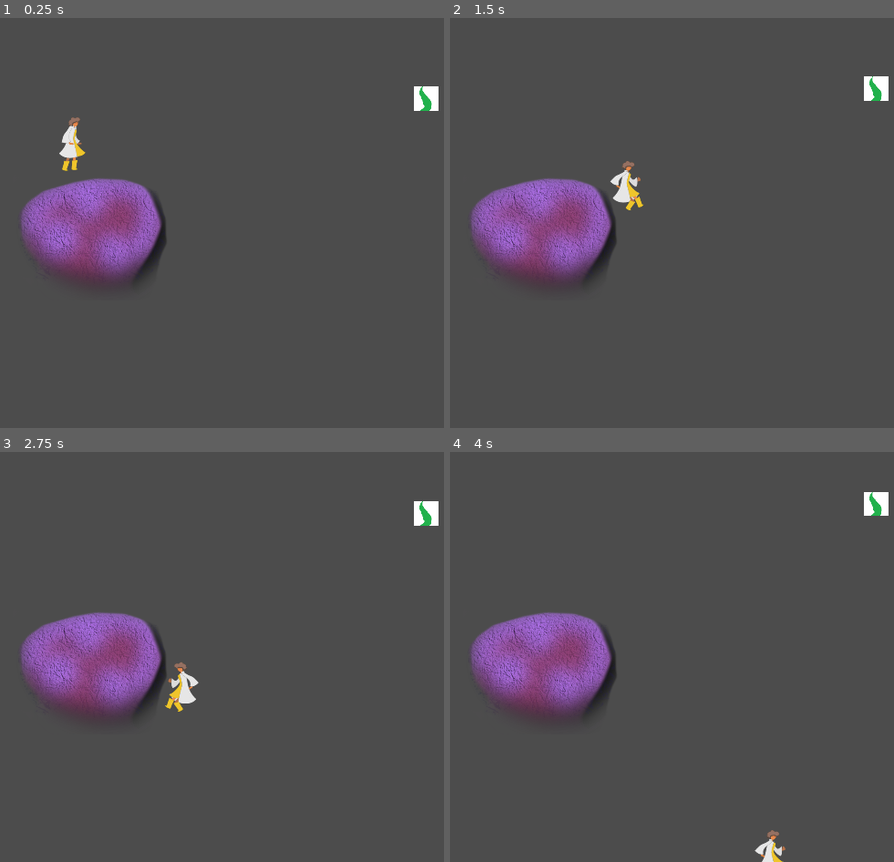
Above: before the commit, frames 1-4 (two rows, left to right).
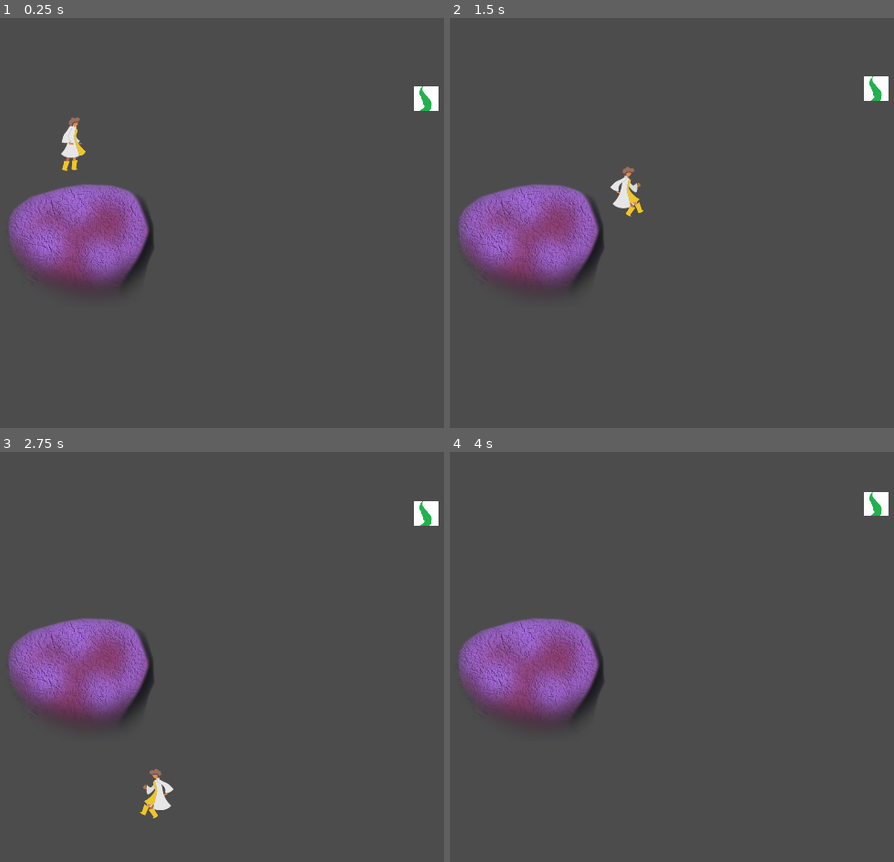
Above: after the commit, the same moments.

Repository: jasonmccollum/gmtk-jam-2020
Game: Godot game, scene res://Node2D.tscn
Two runs of this game, one before a commit and one after it. Both use one fixed random seed, a clock stepped at 60 frames per second and the inputs below.
Inputs:
- Up to frame 1 (0.25 s): no input
- Up to frame 2 (1.5 s): tap Enter (ui_accept) at 0.5, 0.77 s; hold Right (right) from 0.53 s (still down)
- Up to frame 3 (2.75 s): tap Enter (ui_accept) at 1.52 s; release Right (right) at 2.03 s; hold Left (left) from 2.03 s (still down)
- Up to frame 4 (4 s): release Left (left) at 2.78 s; hold Right (right) from 2.78 s (still down); tap Enter (ui_accept) at 3.02, 3.77 s

The runs differ from the first frame. In frame 1, 4.3% of the frame differs, in the area x 1-38%, y 26-65%; in frame 2, 4.7%; in frame 3, 5.1%, in the area x 1-45%, y 39-90%; in frame 4, 4.5%.

Commit message:
Insanity management and effects

Diff:
--- a/KinematicBody2D.gd
+++ b/KinematicBody2D.gd
@@ -24,7 +24,7 @@
 
 # Called when the node enters the scene tree for the first time.
 func _ready():
-	position =Vector2(get_viewport().size.x/2, get_viewport().size.y/2)
+	position = Vector2(get_viewport().size.x/2, get_viewport().size.y/2)
 	SetTimer()
 	pass
 
--- a/Node2D.tscn
+++ b/Node2D.tscn
@@ -16,32 +16,32 @@
 [ext_resource path="res://platforms/platform01.png" type="Texture" id=14]
 [ext_resource path="res://character_art/Nasrin_JumpFrame1.png" type="Texture" id=15]
 
-[sub_resource type="RectangleShape2D" id=9]
+[sub_resource type="RectangleShape2D" id=1]
 extents = Vector2( 207.821, 93.9419 )
+
+[sub_resource type="AtlasTexture" id=2]
+flags = 4
+atlas = ExtResource( 10 )
+region = Rect2( 0, 0, 141, 148 )
 
 [sub_resource type="AtlasTexture" id=3]
 flags = 4
 atlas = ExtResource( 10 )
-region = Rect2( 0, 0, 141, 148 )
+region = Rect2( 141, 0, 141, 148 )
 
 [sub_resource type="AtlasTexture" id=4]
 flags = 4
 atlas = ExtResource( 10 )
-region = Rect2( 141, 0, 141, 148 )
+region = Rect2( 282, 0, 141, 148 )
 
 [sub_resource type="AtlasTexture" id=5]
 flags = 4
 atlas = ExtResource( 10 )
-region = Rect2( 282, 0, 141, 148 )
-
-[sub_resource type="AtlasTexture" id=6]
-flags = 4
-atlas = ExtResource( 10 )
 region = Rect2( 0, 148, 141, 148 )
 
-[sub_resource type="SpriteFrames" id=7]
+[sub_resource type="SpriteFrames" id=6]
 animations = [ {
-"frames": [ SubResource( 3 ), SubResource( 4 ), SubResource( 5 ), SubResource( 6 ) ],
+"frames": [ SubResource( 2 ), SubResource( 3 ), SubResource( 4 ), SubResource( 5 ) ],
 "loop": true,
 "name": "default",
 "speed": 5.0
@@ -57,23 +57,23 @@
 "speed": 5.0
 } ]
 
-[sub_resource type="RectangleShape2D" id=1]
+[sub_resource type="RectangleShape2D" id=7]
 extents = Vector2( 38.7738, 79.7444 )
 
-[sub_resource type="RectangleShape2D" id=2]
+[sub_resource type="RectangleShape2D" id=8]
 extents = Vector2( 32.4024, 32.9845 )
 
 [node name="Node2D" type="Node2D"]
 
 [node name="PlatformTest" type="StaticBody2D" parent="."]
-position = Vector2( 454.928, 574.841 )
+position = Vector2( 422.17, 589.96 )
 __meta__ = {
 "_edit_group_": true
 }
 
 [node name="CollisionShape2D" type="CollisionShape2D" parent="PlatformTest"]
 position = Vector2( -2.49323, 41.5483 )
-shape = SubResource( 9 )
+shape = SubResource( 1 )
 
 [node name="Sprite" type="Sprite" parent="PlatformTest"]
 position = Vector2( -2.49323, -2.08203 )
@@ -88,12 +88,13 @@
 
 [node name="AnimatedSprite" type="AnimatedSprite" parent="Player"]
 position = Vector2( -4.49799, 16.2753 )
-frames = SubResource( 7 )
+frames = SubResource( 6 )
+frame = 1
 playing = true
 
 [node name="CollisionShape2D" type="CollisionShape2D" parent="Player"]
 position = Vector2( -1.72083, 9.65733 )
-shape = SubResource( 1 )
+shape = SubResource( 7 )
 
 [node name="Tentacle1" type="KinematicBody2D" parent="."]
 position = Vector2( 1337.65, 216.013 )
--- /dev/null
+++ b/audio/music_manager.gd
@@ -0,0 +1,31 @@
+extends Node2D
+
+export var max_insanity = 100
+export var insanity_0_level = 0.0
+export var insanity_1_level = 25.0
+export var insanity_2_level = 50.0
+export var insanity_3_level = 75.0
+
+var current_insanity = 0
+
+func update_insanity(amount):
+	current_insanity = amount
+	current_insanity = clamp(current_insanity, 0, max_insanity)
+	transition_audio()
+
+func transition_audio():
+	var volume_0 = clamp(lerp(1, 0, current_insanity / insanity_1_level), 0, 1)
+	var volume_1 = clamp(lerp3(0, 1, 0, current_insanity / insanity_2_level), 0, 1)
+	var volume_2 = clamp(lerp3(0, 1, 0, (current_insanity - insanity_1_level) / insanity_2_level), 0, 1)
+	var volume_3 = clamp(lerp3(0, 1, 1, (current_insanity - insanity_2_level) / insanity_2_level), 0, 1)
+
+	$insanity0.volume_db = linear2db(volume_0)
+	$insanity1.volume_db = linear2db(volume_1)
+	$insanity2.volume_db = linear2db(volume_2)
+	$insanity3.volume_db = linear2db(volume_3)
+
+func lerp3(a, b, c, f):
+	if f <= 0.5:
+		return lerp(a, b, f * 2)
+
+	return lerp(b, c, (f * 2) - 1)
--- /dev/null
+++ b/audio/music_manager.tscn
@@ -0,0 +1,30 @@
+[gd_scene load_steps=6 format=2]
+
+[ext_resource path="res://audio/insanity_Insanity3.ogg" type="AudioStream" id=1]
+[ext_resource path="res://audio/insanity_Insanity1.ogg" type="AudioStream" id=2]
+[ext_resource path="res://audio/insanity_Insanity2.ogg" type="AudioStream" id=3]
+[ext_resource path="res://audio/insanity_Insanity0.ogg" type="AudioStream" id=4]
+[ext_resource path="res://audio/music_manager.gd" type="Script" id=5]
+
+[node name="music_manager" type="Node2D"]
+script = ExtResource( 5 )
+
+[node name="insanity0" type="AudioStreamPlayer" parent="."]
+stream = ExtResource( 4 )
+volume_db = 1.0
+autoplay = true
+
+[node name="insanity1" type="AudioStreamPlayer" parent="."]
+stream = ExtResource( 2 )
+volume_db = -80.0
+autoplay = true
+
+[node name="insanity2" type="AudioStreamPlayer" parent="."]
+stream = ExtResource( 3 )
+volume_db = -80.0
+autoplay = true
+
+[node name="insanity3" type="AudioStreamPlayer" parent="."]
+stream = ExtResource( 1 )
+volume_db = -80.0
+autoplay = true
--- /dev/null
+++ b/shaders/insanity_shader.gd
@@ -0,0 +1,54 @@
+extends ColorRect
+
+export var wave_min_insanity = 50
+export var wave_max_insanity = 100
+export var pixelation_min_insanity = 25
+export var pixelation_max_insanity = 100
+
+export var wave_max_frequency = 50.0
+export var wave_max_depth = 0.002
+export var pulse_rate_max = 1.0
+export var pixelation_size_min = 0.002
+export var pixelation_size_x = 0.008
+export var pixelation_size_y = 0.008
+export var pixelation_size_x_min = 0.001
+export var pixelation_size_y_min = 0.001
+
+var pixelation_size_min_min = 0.001
+
+var current_wave_frequency = 0.0
+var current_wave_depth = wave_max_depth
+var current_pulse_rate = 0.0
+var current_pixelation_size_min = 0.000
+var current_pixelation_size_x = pixelation_size_x_min
+var current_pixelation_size_y = pixelation_size_y_min
+var vignette_mix_amount = 0.0
+
+var current_insanity = 0
+var max_insanity = 100
+
+onready var mat = self.get_material()
+
+func _ready():
+	update_shader_params()
+
+func update_insanity(amount):
+	current_insanity = amount
+	set_shader_params()
+
+func set_shader_params():
+	vignette_mix_amount = lerp(0, 1, current_insanity / max_insanity)
+	current_wave_frequency = lerp(0, wave_max_frequency, clamp((current_insanity - wave_min_insanity) / (wave_max_insanity - wave_min_insanity), 0, 1))
+	current_pixelation_size_x = lerp(pixelation_size_x_min, pixelation_size_x, clamp((current_insanity - pixelation_min_insanity) / (pixelation_max_insanity - pixelation_min_insanity), 0, 1))
+	current_pixelation_size_y = lerp(pixelation_size_y_min, pixelation_size_y, clamp((current_insanity - pixelation_min_insanity) / (pixelation_max_insanity - pixelation_min_insanity), 0, 1))
+	current_pixelation_size_min = lerp(pixelation_size_min_min, pixelation_size_min, clamp((current_insanity - pixelation_min_insanity) / (pixelation_max_insanity - pixelation_min_insanity), 0, 1))
+	update_shader_params()
+
+func update_shader_params():
+	mat.set_shader_param("depth", current_wave_depth)
+	mat.set_shader_param("frequency", current_wave_frequency)
+	mat.set_shader_param("pulse_rate", current_pulse_rate)
+	mat.set_shader_param("min_size", current_pixelation_size_min)
+	mat.set_shader_param("size_x", current_pixelation_size_x)
+	mat.set_shader_param("size_y", current_pixelation_size_y)
+	mat.set_shader_param("vignette_mix_amount", vignette_mix_amount)
--- a/shader_test.tscn
+++ b/shaders/insanity_shader.tscn
@@ -1,9 +1,9 @@
 [gd_scene load_steps=5 format=2]
 
-[ext_resource path="res://icon.png" type="Texture" id=1]
+[ext_resource path="res://shaders/insanity_shader.gd" type="Script" id=1]
 [ext_resource path="res://shaders/vignette.png" type="Texture" id=2]
 
-[sub_resource type="Shader" id=3]
+[sub_resource type="Shader" id=1]
 code = "shader_type canvas_item;
 
 uniform float frequency = 60;
@@ -16,6 +16,7 @@
 
 uniform sampler2D vignette;
 uniform float vignette_frequency = 1;
+uniform float vignette_mix_amount = 0.0;
 
 void fragment() {
 	vec2 uv = SCREEN_UV;
@@ -30,12 +31,12 @@
 	vec3 vignette_color = texture(vignette, UV).rgb;
 
 	vec3 c = textureLod(SCREEN_TEXTURE, uv, 0.0).rgb;
-	c = mix(c, (c * vignette_color), sin(TIME * vignette_frequency));
+	c = mix(c, (c * vignette_color), sin(TIME * vignette_frequency) * vignette_mix_amount);
 	COLOR.rgb = c;
 }"
 
-[sub_resource type="ShaderMaterial" id=4]
-shader = SubResource( 3 )
+[sub_resource type="ShaderMaterial" id=2]
+shader = SubResource( 1 )
 shader_param/frequency = 60.0
 shader_param/depth = 0.002
 shader_param/pulse_rate = 1.0
@@ -43,23 +44,18 @@
 shader_param/size_x = 0.008
 shader_param/size_y = 0.008
 shader_param/vignette_frequency = 1.0
+shader_param/vignette_mix_amount = 0.0
 shader_param/vignette = ExtResource( 2 )
 
-[node name="Node2D" type="Node2D"]
-
-[node name="icon" type="Sprite" parent="."]
-position = Vector2( 956.97, 543.197 )
-scale = Vector2( 29.8007, 16.8194 )
-texture = ExtResource( 1 )
-
-[node name="ColorRect" type="ColorRect" parent="."]
-material = SubResource( 4 )
+[node name="insanity_shader" type="ColorRect"]
+material = SubResource( 2 )
 anchor_right = 1.0
 anchor_bottom = 1.0
 margin_right = 1920.0
 margin_bottom = 1080.0
 size_flags_horizontal = 2
 size_flags_vertical = 2
+script = ExtResource( 1 )
 __meta__ = {
 "_edit_use_anchors_": false
 }
--- /dev/null
+++ b/world/sanity_manager.gd
@@ -0,0 +1,19 @@
+extends Node2D
+
+signal update_insanity(new_insanity)
+
+export var max_insanity = 100
+
+var current_insanity = 0
+
+func _input(event):
+	if event.is_action_pressed("up"):
+		change_insanity(10)
+	elif event.is_action_pressed("down"):
+		change_insanity(-10)
+
+func change_insanity(delta: float):
+	current_insanity += delta
+	current_insanity = clamp(current_insanity, 0, max_insanity)
+	emit_signal("update_insanity", current_insanity)
+	print(current_insanity)
--- /dev/null
+++ b/world/world.gd
@@ -0,0 +1,14 @@
+extends Node2D
+
+onready var music_manager = $music_manager
+onready var sanity_manager = $sanity_manager
+onready var insanity_shader = $insanity_shader
+
+onready var max_insanity = sanity_manager.max_insanity
+
+func _ready():
+	sanity_manager.connect("update_insanity", music_manager, 'update_insanity')
+	sanity_manager.connect("update_insanity", insanity_shader, 'update_insanity')
+
+	music_manager.max_insanity = max_insanity
+	insanity_shader.max_insanity = max_insanity
--- a/world/world.tscn
+++ b/world/world.tscn
@@ -1,16 +1,30 @@
-[gd_scene load_steps=4 format=2]
+[gd_scene load_steps=8 format=2]
 
 [ext_resource path="res://world/platform_generator.gd" type="Script" id=1]
 [ext_resource path="res://world/platform.tscn" type="PackedScene" id=2]
-[ext_resource path="res://tentacle.png" type="Texture" id=3]
+[ext_resource path="res://world/world.gd" type="Script" id=3]
+[ext_resource path="res://world/sanity_manager.gd" type="Script" id=4]
+[ext_resource path="res://audio/music_manager.tscn" type="PackedScene" id=5]
+[ext_resource path="res://shaders/insanity_shader.tscn" type="PackedScene" id=6]
+[ext_resource path="res://icon.png" type="Texture" id=7]
 
 [node name="world" type="Node2D"]
+script = ExtResource( 3 )
+
+[node name="icon" type="Sprite" parent="."]
+position = Vector2( 936, 540 )
+scale = Vector2( 32.25, 18.375 )
+texture = ExtResource( 7 )
 
 [node name="platform_generator" type="Node2D" parent="."]
 script = ExtResource( 1 )
 platform_base = ExtResource( 2 )
 
-[node name="tentacle" type="Sprite" parent="."]
-position = Vector2( 824, 336 )
-scale = Vector2( 0.875, 2.25 )
-texture = ExtResource( 3 )
+[node name="sanity_manager" type="Node2D" parent="."]
+script = ExtResource( 4 )
+
+[node name="music_manager" parent="." instance=ExtResource( 5 )]
+
+[node name="insanity_shader" parent="." instance=ExtResource( 6 )]
+
+[editable path="insanity_shader"]
Not shown: 1 places in Node2D.tscn that only renumber resources
Not shown, added: audio/insanity_Insanity0.ogg.import
Not shown, added: audio/insanity_Insanity1.ogg.import
Not shown, added: audio/insanity_Insanity2.ogg.import
Not shown, added: audio/insanity_Insanity3.ogg.import
Not shown, added: audio/insanity_Insanity0.ogg
Not shown, added: audio/insanity_Insanity1.ogg
Not shown, added: audio/insanity_Insanity2.ogg
Not shown, added: audio/insanity_Insanity3.ogg
